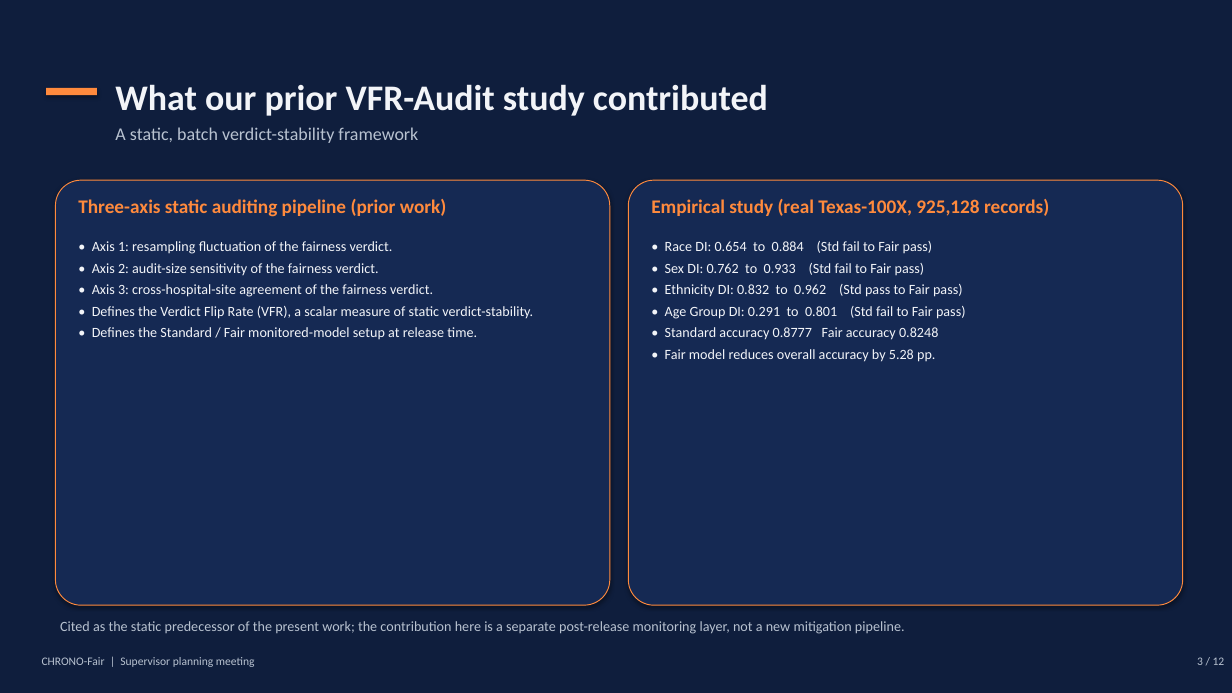
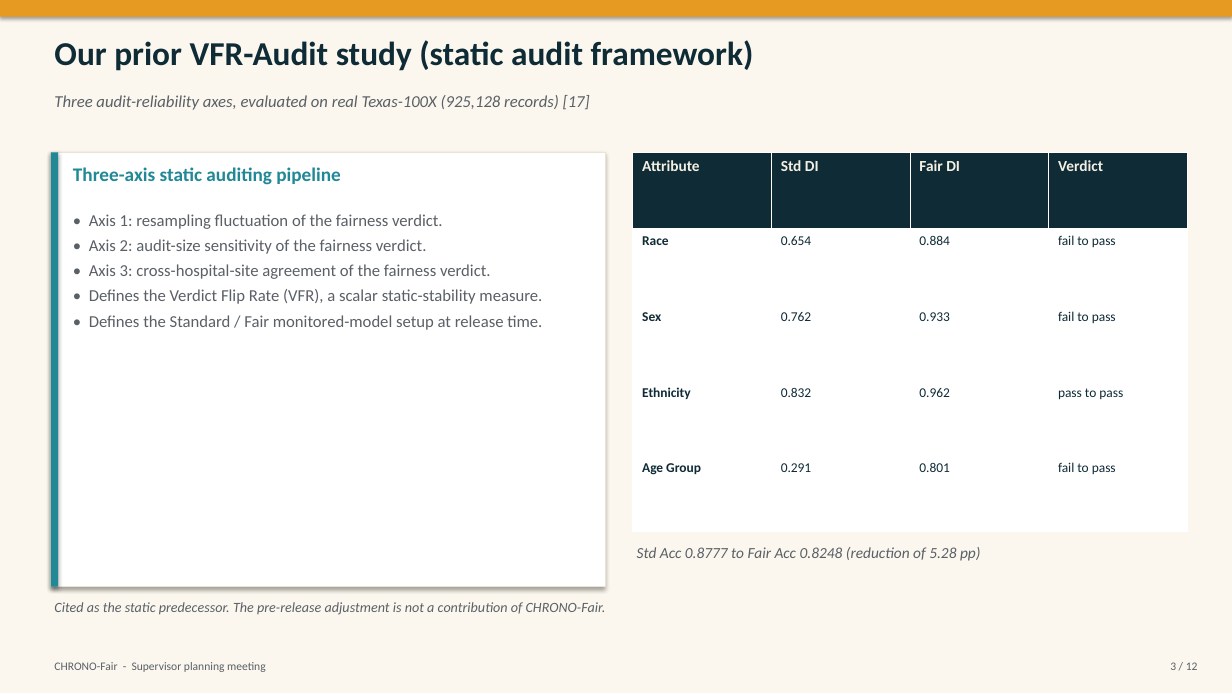
Before and after one commit to MdJoy31/Length-of-stay-prediction-using-Texas100x--Fairness, a slide deck: slide 3 of chrono_fair/presentation/CHRONO_Fair_supervisor_meeting.pptx. Drawn at 1232x693 pixels with LibreOffice and Linux fonts; fonts in the diff are those of the drawing. Boxes give left, top, right and bottom in pixels: in the first picture for what was removed or moved away, otherwise in the second. Text is boxed around its words. In the diff, an @@ line names an element or a change of style, - is before the commit and + after.

```diff
--- a/chrono_fair/presentation/CHRONO_Fair_supervisor_meeting.pptx
+++ b/chrono_fair/presentation/CHRONO_Fair_supervisor_meeting.pptx
@@ rectangle at bbox=[0, 0, 1232, 693]: fill #0F1E3D to #FBF7EE; shadow on @@
@@ rectangle added at bbox=[0, 0, 1232, 17], fill #E69A21 @@
@@ text at bbox=[54, 40, 754, 71]: text changed; size 28 to 26 pt; text colour #F2F4F8 to #0E2B36 @@
-What our prior VFR-Audit study contributed
+Our prior VFR-Audit study (static audit framework)
@@ rectangle removed at bbox=[46, 88, 97, 95] @@
@@ text at bbox=[54, 95, 590, 110]: text changed; size 14 to 13 pt; text colour #B8C2D0 to #5A6066; italic on @@
-A static, batch verdict-stability framework
+Three audit-reliability axes, evaluated on real Texas-100X (925,128 records) [17]
@@ rectangle: place and size @@
-rectangle at bbox=[55, 180, 610, 605]
+rectangle at bbox=[51, 152, 605, 587]
@@ rectangle at bbox=[51, 152, 605, 587]: rounded rectangle to rectangle; fill #152953 to #FFFFFF; outline #FF8A3D 0.75 pt to #E9E4D6 0.5 pt @@
@@ rectangle added at bbox=[51, 152, 58, 587], fill #218896 @@
@@ text at bbox=[73, 167, 340, 185]: text changed; text colour #FF8A3D to #218896 @@
-Three-axis static auditing pipeline (prior work)
+Three-axis static auditing pipeline
@@ table added at bbox=[633, 152, 1188, 531], 5 rows, 4 columns @@
+Attribute | Std DI | Fair DI | Verdict
+Race | 0.654 | 0.884 | fail to pass
+Sex | 0.762 | 0.933 | fail to pass
+Ethnicity | 0.832 | 0.962 | pass to pass
+Age Group | 0.291 | 0.801 | fail to pass
@@ text "• Axis 1: resampling fluctuation ...": place and size @@
-text "• Axis 1: resampling fluctuation ..." at bbox=[92, 241, 533, 339]
+text "• Axis 1: resampling fluctuation ..." at bbox=[89, 214, 542, 330]
@@ rounded rectangle removed at bbox=[628, 180, 1183, 605] @@
@@ text removed at bbox=[651, 199, 1049, 216] @@
-Empirical study (real Texas-100X, 925,128 records)
@@ text at bbox=[89, 214, 542, 330]: size 11 to 13 pt, text colour #F2F4F8 to #5A6066 in "• Axis 1: resampling fluctuation of the ...", "• Axis 2: audit-size sensitivity of the ...", "• Axis 3: cross-hospital-site agreement of the ...", "• Defines the Standard / Fair monitored-model ..." @@
@@ text at bbox=[89, 289, 542, 304]: text changed; size 11 to 13 pt; text colour #F2F4F8 to #5A6066 @@
-• Defines the Verdict Flip Rate (VFR), a scalar measure of static verdict-stability.
+• Defines the Verdict Flip Rate (VFR), a scalar static-stability measure.
@@ text at bbox=[637, 547, 980, 561]: text changed; size 11 to 12 pt; text colour #F2F4F8 to #5A6066; italic on @@
-• Race DI: 0.654 to 0.884 (Std fail to Fair pass)
-• Sex DI: 0.762 to 0.933 (Std fail to Fair pass)
-• Ethnicity DI: 0.832 to 0.962 (Std pass to Fair pass)
-• Age Group DI: 0.291 to 0.801 (Std fail to Fair pass)
-• Standard accuracy 0.8777 Fair accuracy 0.8248
-• Fair model reduces overall accuracy by 5.28 pp.
+Std Acc 0.8777 to Fair Acc 0.8248 (reduction of 5.28 pp)
@@ text at bbox=[54, 602, 606, 615]: text changed; text colour #B8C2D0 to #5A6066; italic on @@
-Cited as the static predecessor of the present work; the contribution here is a separate post-release monitoring layer, not a new mitigation pipeline.
+Cited as the static predecessor. The pre-release adjustment is not a contribution of CHRONO-Fair.
@@ text "3 / 12" at bbox=[1170, 662, 1198, 670]: text colour #B8C2D0 to #5A6066 @@
@@ text at bbox=[54, 662, 266, 672]: text changed; text colour #B8C2D0 to #5A6066 @@
-CHRONO-Fair | Supervisor planning meeting
+CHRONO-Fair - Supervisor planning meeting
```
Also in this commit, not shown: 10 other slides changed, 3 slides added, 1 slide removed.
